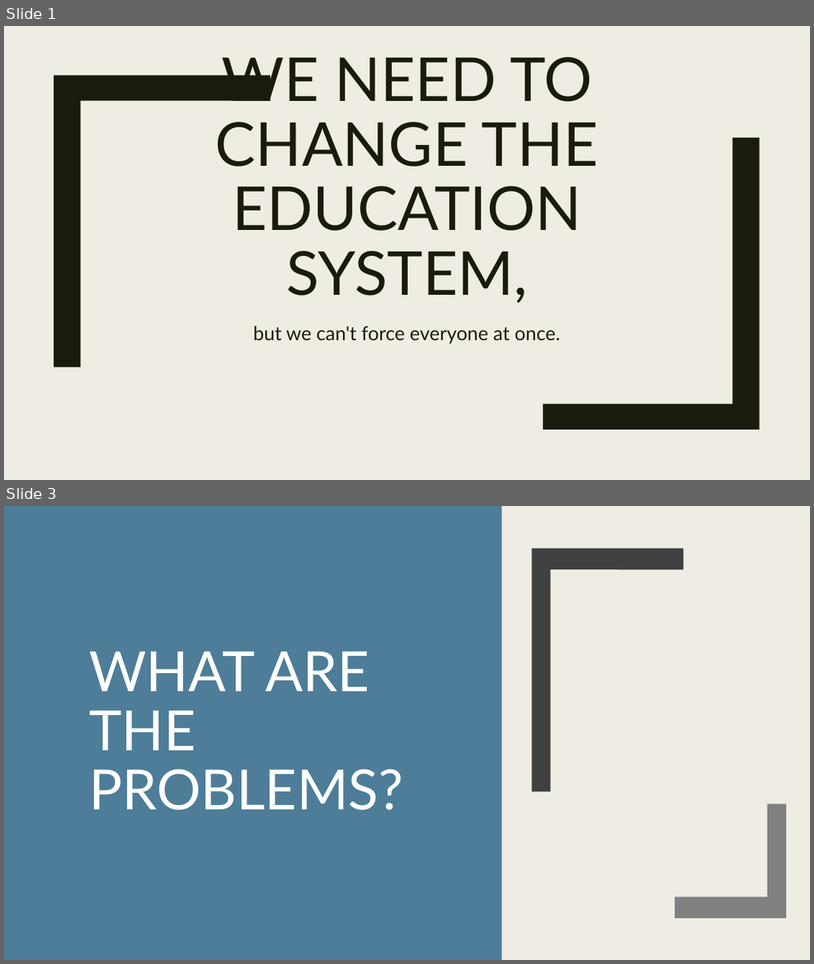
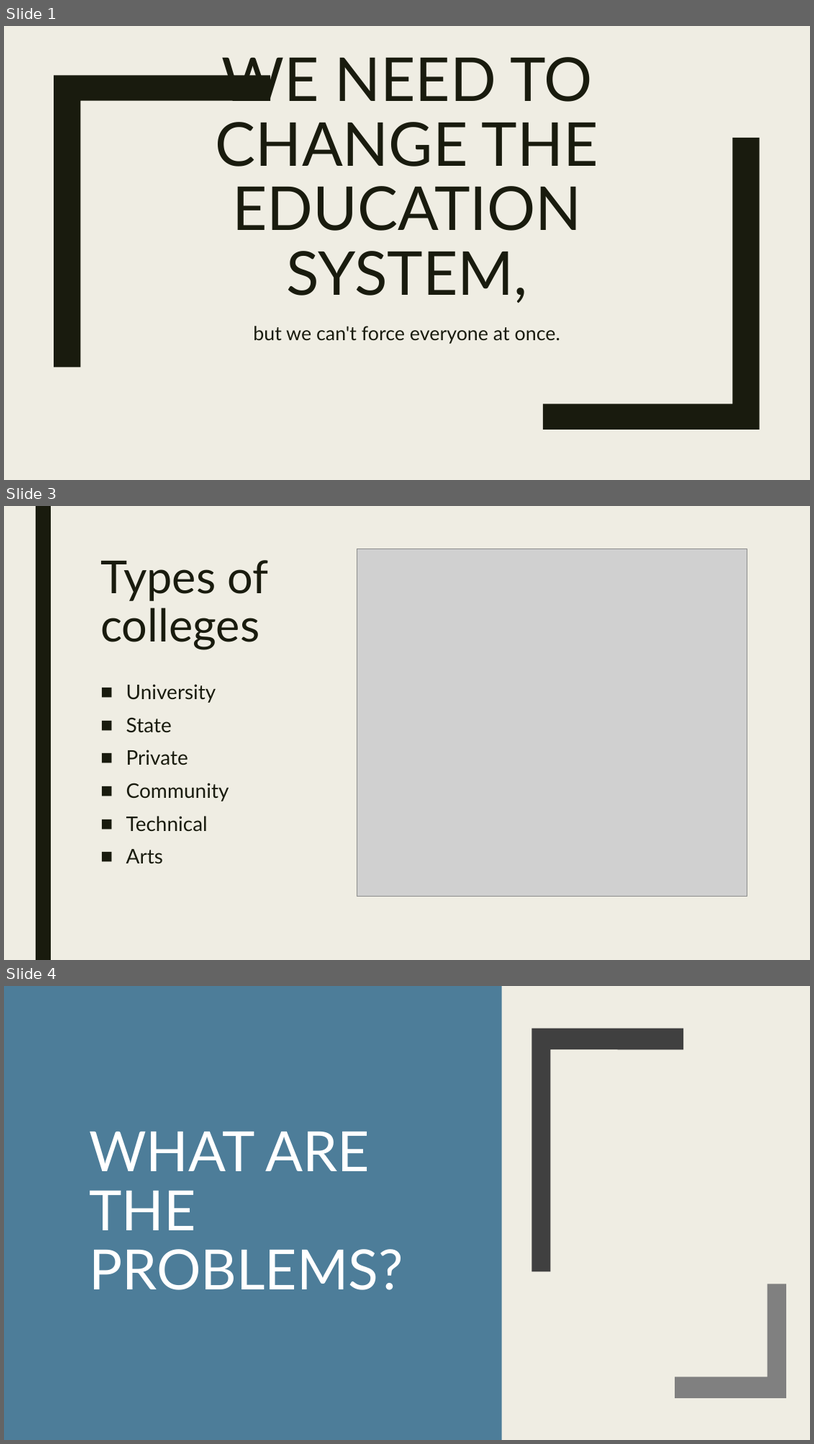
Before and after one commit to edunzer/YR3_TERM-4, a slide deck: PUBLIC SPEAKING/WEEK 6/PERSUASIVE SPEECH/PERSASIVE SPEECH.pptx. Shown one above the other, each under a label of ours: slides 1 and 3 before the commit, slides 1, 3 and 4 after it; the slides between them are not shown. The pictures are 814x964 and 814x1444 pixels, drawn with LibreOffice and Linux fonts; fonts in the diff are those of the drawing; grey boxes stand for pictures. Boxes give left, top, right and bottom in pixels: in the first picture for what was removed or moved away, otherwise in the second. Text is boxed around its words. In the diff, an @@ line names an element or a change of style, - is before the commit and + after.

```diff
--- a/PUBLIC SPEAKING/WEEK 6/PERSUASIVE SPEECH/PERSASIVE SPEECH.pptx
+++ b/PUBLIC SPEAKING/WEEK 6/PERSUASIVE SPEECH/PERSASIVE SPEECH.pptx
@@ slide 3 added at [4,506,810,960], background #EFEDE3 @@
@@ rectangle added at [36,506,51,960], fill #191B0E @@
@@ title added at [100,560,269,650], 54 pt, text #191B0E @@
+Types of colleges
@@ picture added at [358,549,748,896] @@
@@ text added at [126,684,229,864], 24 pt, text #191B0E @@
+■ University
+■ State
+■ Private
+■ Community
+■ Technical
+■ Arts
@@ what was slide 3 is now slide 4 @@
```
Also in this commit, not shown: 4 slides changed, 11 other slides added, 2 slides removed.
